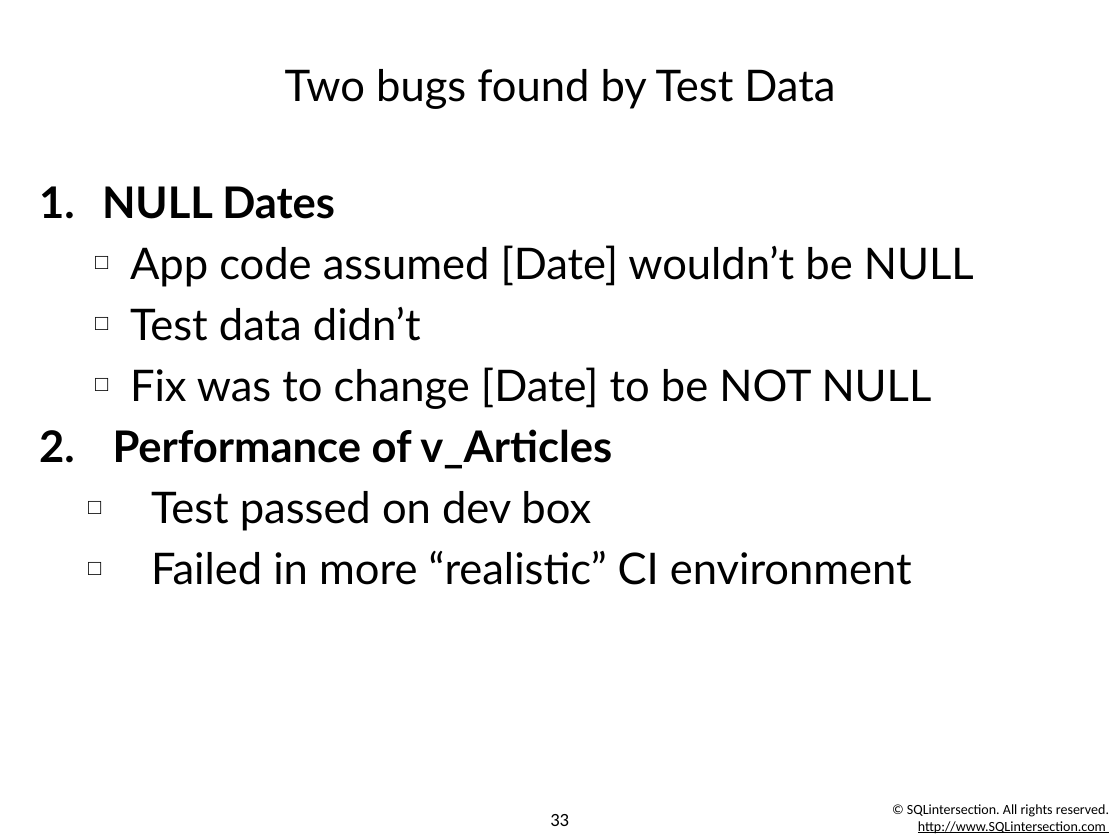
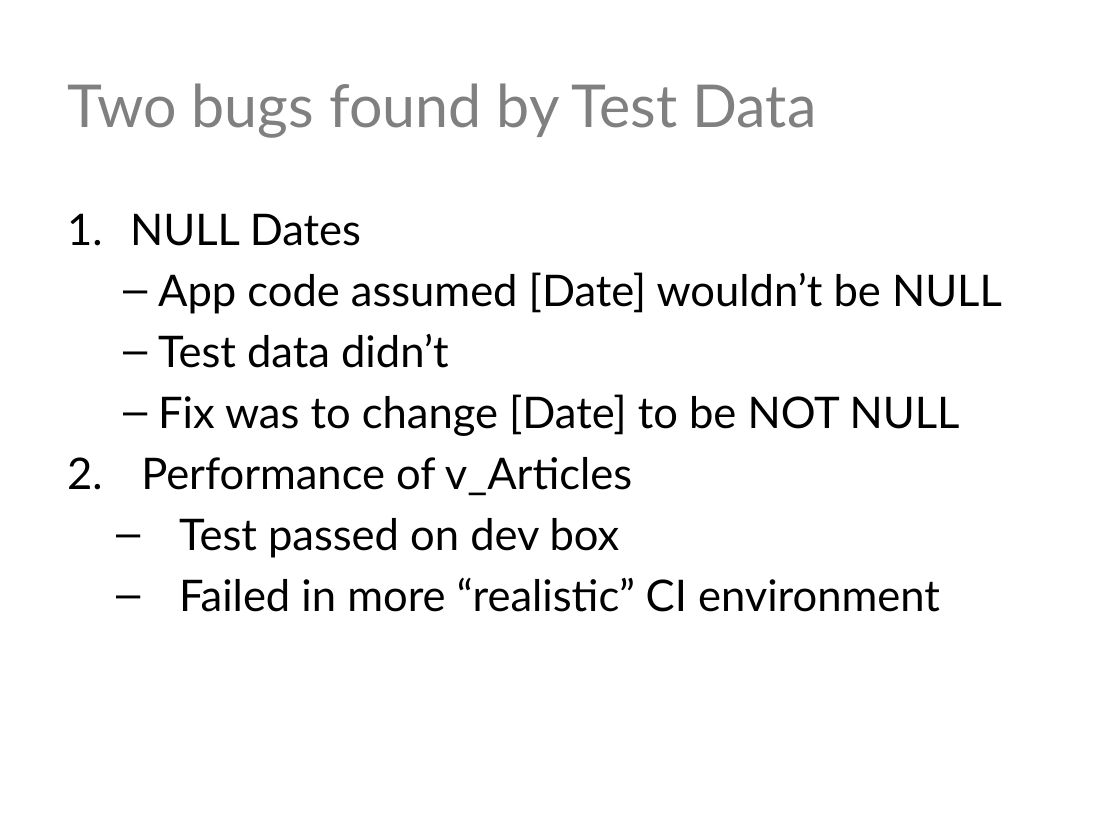
Before and after one commit to way0utwest/CIforDB, a slide deck: slide 33 of CI for Databases.pptx. Drawn at 1120x840 pixels with LibreOffice and Linux fonts; fonts in the diff are those of the drawing; background and template pictures are left out. Boxes give left, top, right and bottom in pixels: in the first picture for what was removed or moved away, otherwise in the second. Text is boxed around its words. In the diff, an @@ line names an element or a change of style, - is before the commit and + after.

```diff
--- a/CI for Databases.pptx
+++ b/CI for Databases.pptx
@@ title "Two bugs found by Test ..." at <box>67,83,817,138</box>: size 28 to 38 pt, text colour #000000 to #808080; alignment centre to left @@
@@ text "NULL Dates": place and size @@
-text "NULL Dates" at <box>102,186,974,585</box>
+text "NULL Dates" at <box>130,213,1002,612</box>
@@ text "NULL Dates" at <box>130,213,1002,612</box>: bold off in "NULL Dates", "Performance of v_Articles"; bullet □ to – @@
@@ text removed at <box>907,804,1109,834</box> @@
-© SQLintersection. All rights reserved.
-http://www.SQLintersection.com
@@ page number removed at <box>550,814,569,826</box> @@
-33
```
Also in this commit, not shown: 33 other slides changed.
